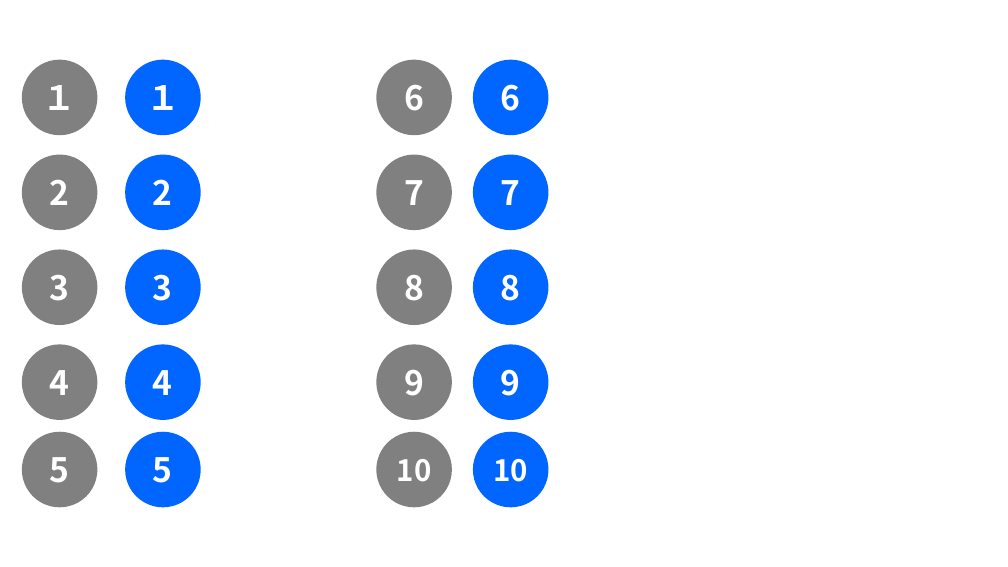
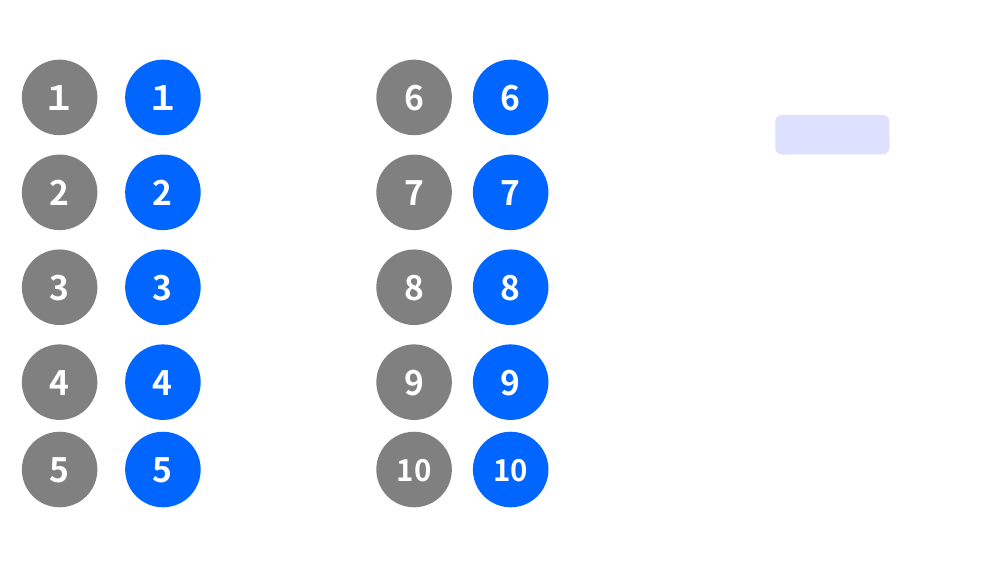
Before and after one commit to suttokoTaro/LorcanaCard, a slide deck: slide 8 of Assets/Resources/アイコン作成.pptx. Drawn at 1008x567 pixels with LibreOffice and Linux fonts; fonts in the diff are those of the drawing. Boxes give left, top, right and bottom in pixels: in the first picture for what was removed or moved away, otherwise in the second. Text is boxed around its words. In the diff, an @@ line names an element or a change of style, - is before the commit and + after.

```diff
--- a/Assets/Resources/アイコン作成.pptx
+++ b/Assets/Resources/アイコン作成.pptx
@@ rounded rectangle added at (x1=776, y1=115, x2=890, y2=154), fill #DDE0FF @@
```
Also in this commit, not shown: 4 other files.
